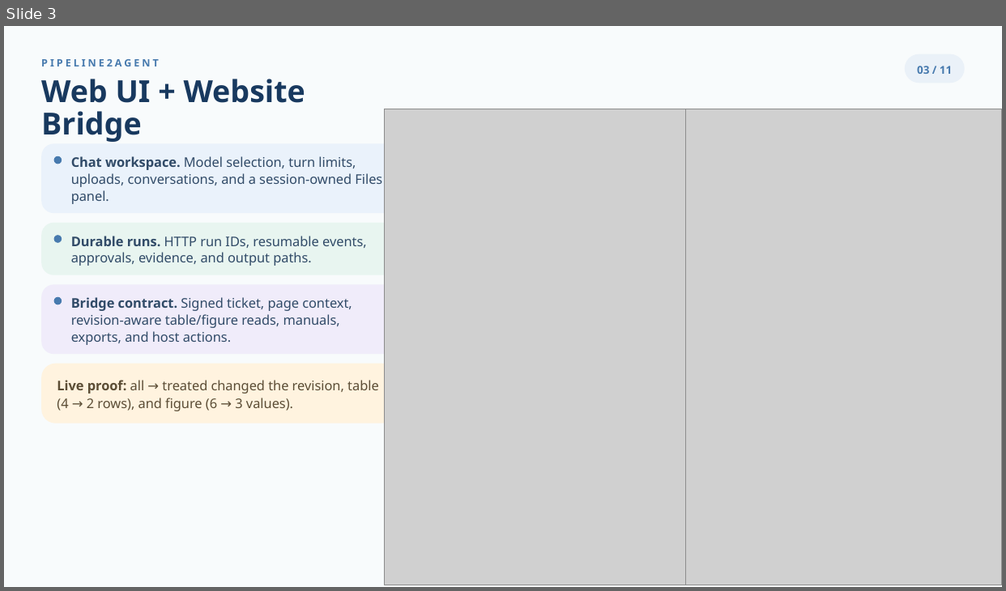
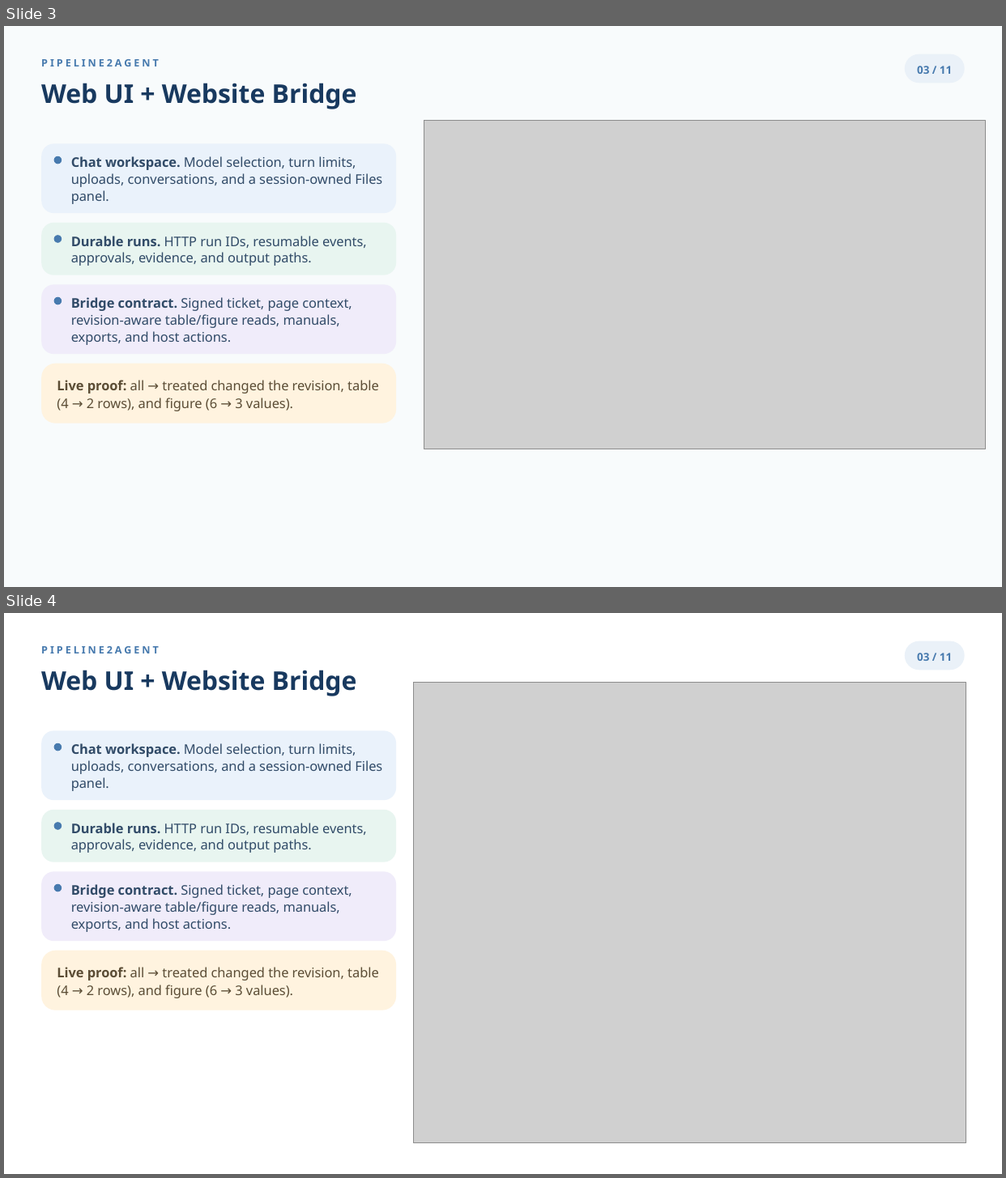
Before and after one commit to ai2lifescience/BioAgent, a slide deck: docs/project_intro/pipeline_agent_introduction.pptx. Shown one above the other, each under a label of ours: slide 3 before the commit, slides 3 and 4 after it. The pictures are 1006x591 and 1006x1178 pixels, drawn with LibreOffice and Linux fonts; fonts in the diff are those of the drawing; grey boxes stand for pictures. Boxes give left, top, right and bottom in pixels: in the first picture for what was removed or moved away, otherwise in the second. Text is boxed around its words. In the diff, an @@ line names an element or a change of style, - is before the commit and + after.

Commit message:
Update Pipeline2Agent introduction and web usage docs

```diff
--- a/docs/project_intro/pipeline_agent_introduction.pptx
+++ b/docs/project_intro/pipeline_agent_introduction.pptx
@@ slide 4 added at [4, 613, 1002, 1174], background #FFFFFF @@
@@ text added at [41, 646, 159, 653], 9.8 pt, text #477AAE, bold @@
+PIPELINE2AGENT
@@ rounded rectangle added at [905, 641, 965, 671], fill #EAF1F8 @@
@@ text added at [917, 653, 952, 661], 10.5 pt, text #477AAE, bold @@
+03 / 11
@@ text added at [41, 670, 357, 696], 24.9 pt, text #18395F, bold @@
+Web UI + Website Bridge
@@ picture added at [414, 683, 967, 1144] @@
@@ rounded rectangle added at [41, 730, 396, 800], fill #EAF2FB @@
@@ ellipse added at [54, 743, 62, 751], fill #477AAE @@
@@ text added at [71, 743, 382, 791], 12.8 pt, text #314B68 @@
+Chat workspace. Model selection, turn limits, uploads, conversations, and a session-owned Files panel.
@@ rounded rectangle added at [41, 810, 396, 862], fill #E8F5F0 @@
@@ ellipse added at [54, 822, 62, 829], fill #477AAE @@
@@ text added at [71, 823, 367, 853], 12.8 pt, text #314B68 @@
+Durable runs. HTTP run IDs, resumable events, approvals, evidence, and output paths.
@@ rounded rectangle added at [41, 872, 396, 942], fill #F0ECFA @@
@@ ellipse added at [54, 884, 62, 892], fill #477AAE @@
@@ text added at [71, 884, 352, 932], 12.8 pt, text #314B68 @@
+Bridge contract. Signed ticket, page context, revision-aware table/figure reads, manuals, exports, and host actions.
@@ rounded rectangle added at [41, 951, 396, 1011], fill #FFF3DF @@
@@ text added at [57, 967, 379, 999], 12.8 pt, text #5B4D35 @@
+Live proof: all → treated changed the revision, table (4 → 2 rows), and figure (6 → 3 values).
@@ slide 3 changed as well @@
@@ text "Web UI + Website Bridge" at [41, 83, 357, 109]: size 29.2 to 24.9 pt @@
@@ picture removed at [385, 109, 761, 584] @@
@@ picture added at [424, 120, 985, 449] @@
@@ picture removed at [686, 109, 1002, 584] @@
```
Also in this commit, not shown: 10 other slides changed, 1 other file.
